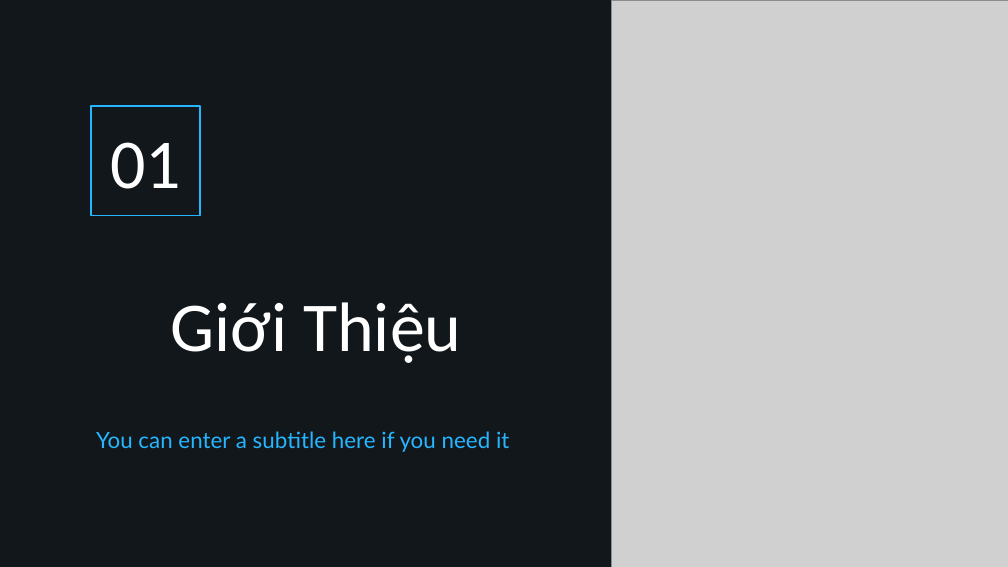
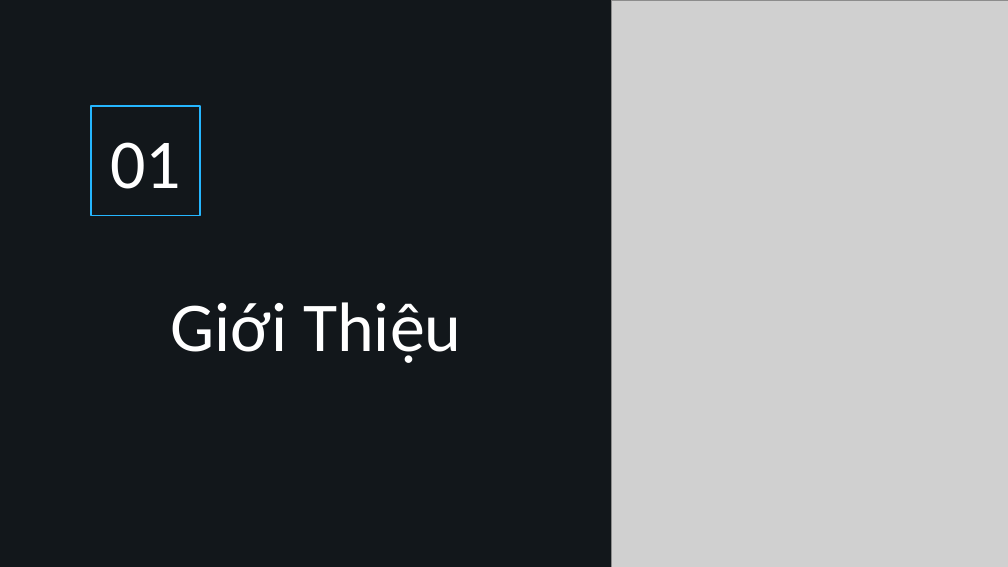
Before and after one commit to PTPhuoc/BIGDATA, a slide deck: slide 5 of Report Big Data Nhóm 5.pptx. Drawn at 1008x567 pixels with LibreOffice and Linux fonts; fonts in the diff are those of the drawing; grey boxes stand for pictures; background and template pictures are left out. Boxes give left, top, right and bottom in pixels: in the first picture for what was removed or moved away, otherwise in the second. Text is boxed around its words. In the diff, an @@ line names an element or a change of style, - is before the commit and + after.

```diff
--- a/Report Big Data Nhóm 5.pptx
+++ b/Report Big Data Nhóm 5.pptx
@@ subtitle removed at bbox=[96, 431, 509, 452] @@
-You can enter a subtitle here if you need it
```
Also in this commit, not shown: 4 other slides changed, 2 slides added, 1 slide removed, 1 other file.
